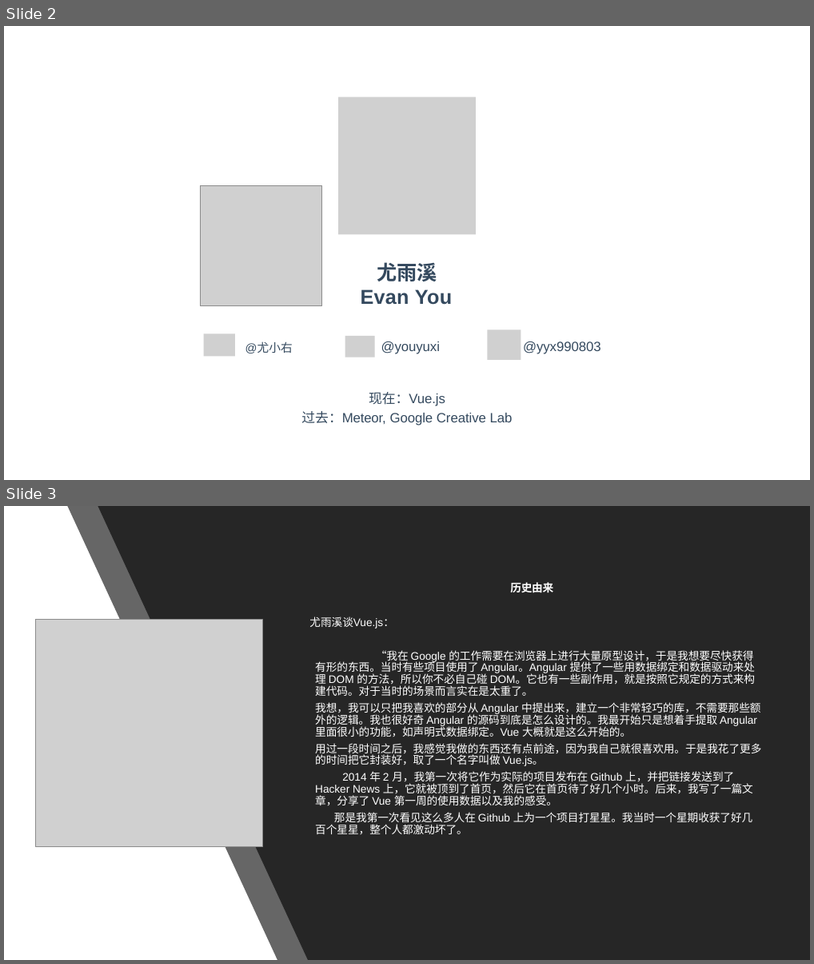
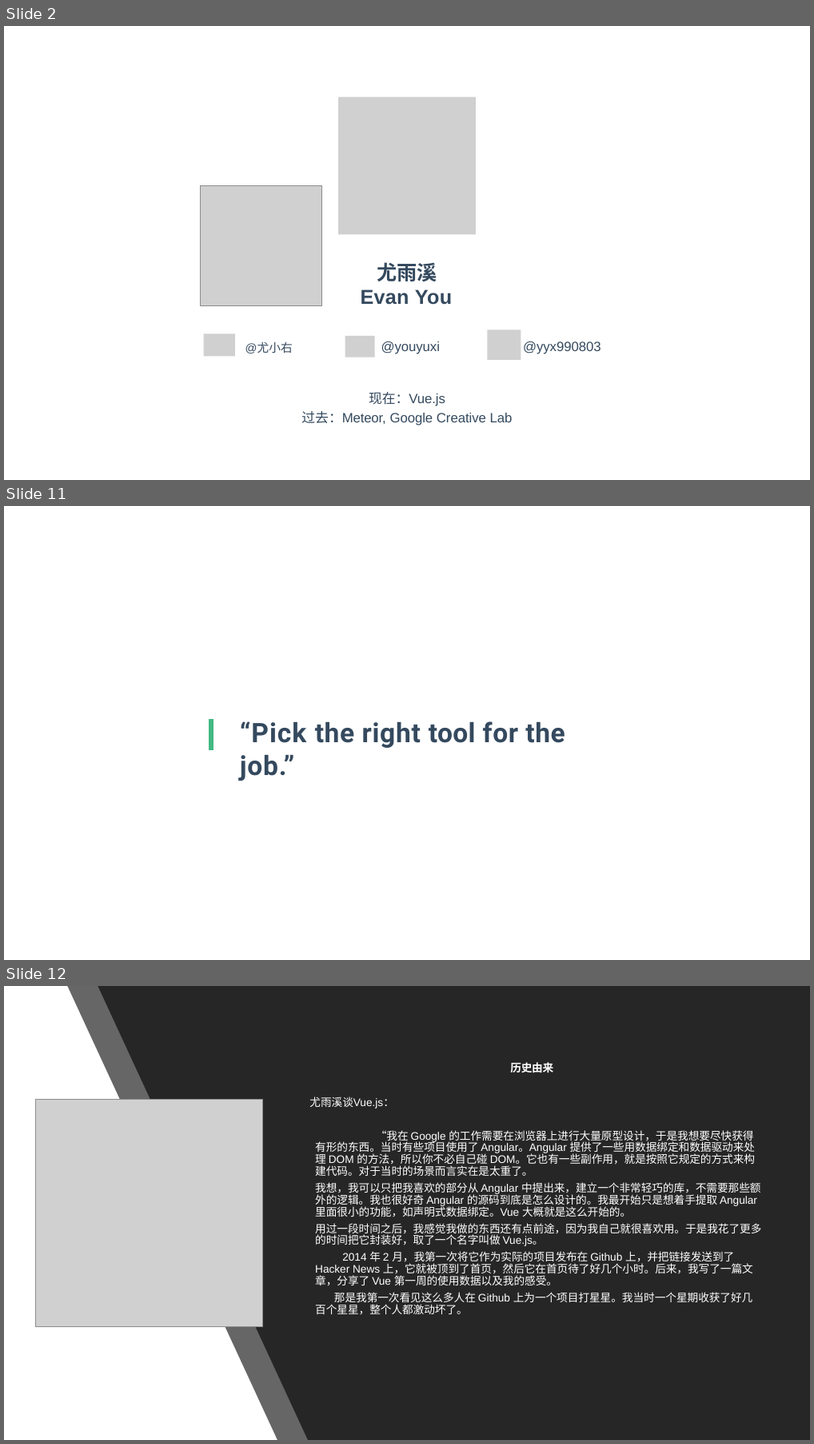
Before and after one commit to RamirezET/vue-sharing, a slide deck: Vue 2.pptx. Shown one above the other, each under a label of ours: slides 2 and 3 before the commit, slides 2, 11 and 12 after it; the slides between them are not shown. The pictures are 814x964 and 814x1444 pixels, drawn with LibreOffice and Linux fonts; fonts in the diff are those of the drawing; grey boxes stand for pictures. Boxes give left, top, right and bottom in pixels: in the first picture for what was removed or moved away, otherwise in the second. Text is boxed around its words. In the diff, an @@ line names an element or a change of style, - is before the commit and + after.

```diff
--- a/Vue 2.pptx
+++ b/Vue 2.pptx
@@ slide 11 added at bbox=[4, 506, 810, 960], background #FFFFFF @@
@@ freeform shape added at bbox=[211, 719, 211, 750], outline #42B983 6 pt @@
@@ title added at bbox=[240, 721, 565, 780], 32 pt, text #34495E, bold @@
+“Pick the right tool for the job.”
@@ what was slide 3 is now slide 12 @@
```
Also in this commit, not shown: 8 other slides added.
